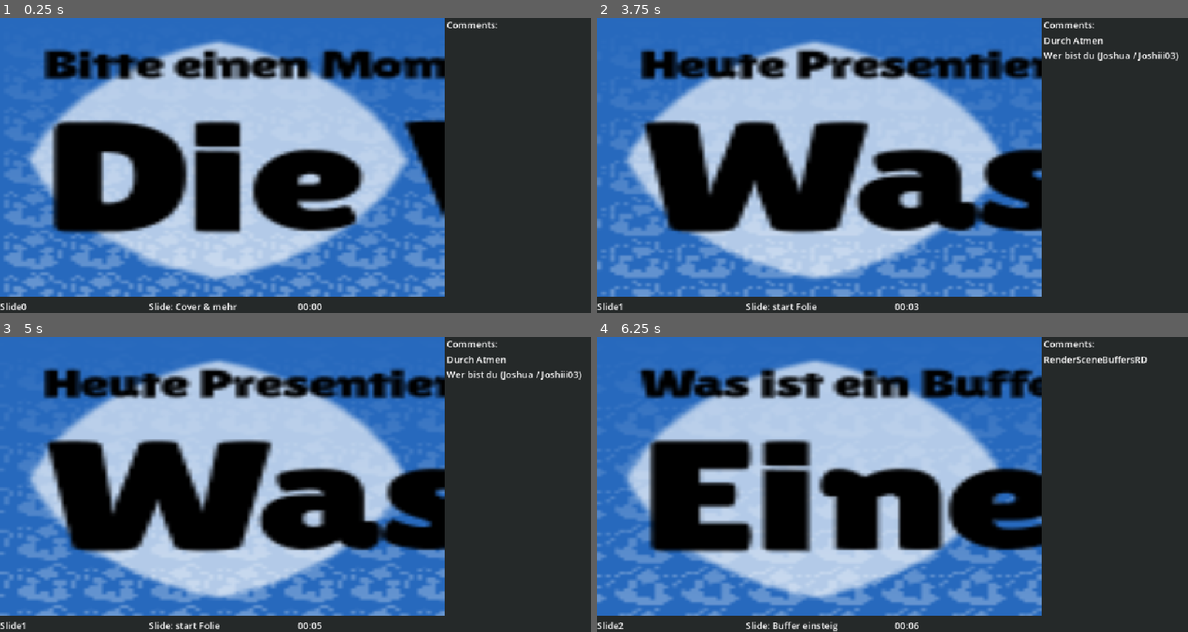
Above: before the commit, frames 1-4 (two rows, left to right).
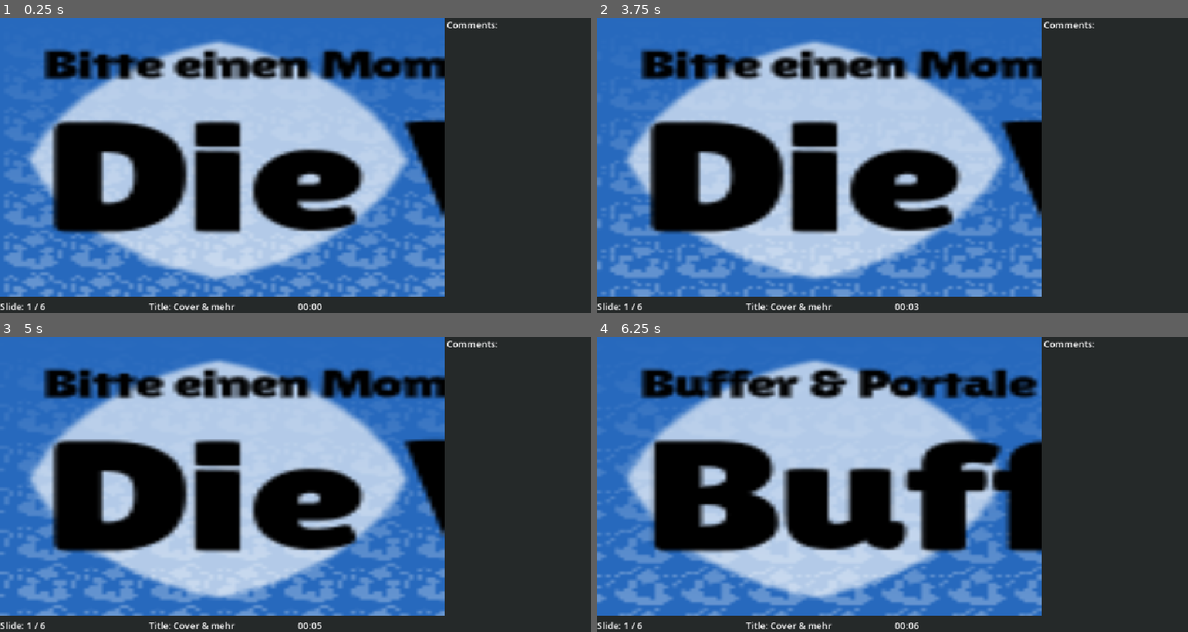
Above: after the commit, the same moments.

Repository: Joshiii03/Custom-Stencil-Buffer
Game: Godot game, scene res://presentation/presentation_manager.tscn
Two runs of this game, one before a commit and one after it. Both use one fixed random seed, a clock stepped at 60 frames per second and the inputs below.
Inputs (mouse positions are in pixels of both pictures, inside the frame that each line leads up to):
- Up to frame 1 (0.25 s): no input
- Up to frame 2 (3.75 s): tap Enter (ui_accept) at 0.5 s; move the mouse to (1022, 150) at 0.52 s; hold Right (ui_right) 0.53-1.28 s; hold 1 (1) 0.53-1.28 s; tap Space (jump) at 0.77, 1.52, 3.02 s; move the mouse to (774, 180) at 1.27 s; hold S (move_back) 1.28-2.03 s; tap 1 (1) at 1.35, 2.3, 2.85 s; move the mouse to (951, 100) at 2.02 s; hold Right (ui_right) 2.03-2.78 s; hold Shift (shift) 2.03-2.78 s; move the mouse to (862, 224) at 2.77 s; hold W (move_forward) 2.78-3.53 s; move the mouse to (1069, 209) at 3.52 s; hold Left (ui_left) from 3.53 s (still down); hold 1 (1) from 3.53 s (still down)
- Up to frame 3 (5 s): keep holding Left (ui_left); tap Space (jump) at 3.77, 4.52 s; move the mouse to (118, 440) at 4.27 s; release 1 (1) at 4.28 s; tap Shift (shift) at 4.35 s; tap 1 (1) at 4.55 s
- Up to frame 4 (6.25 s): move the mouse to (922, 484) at 5.02 s; release Left (ui_left) at 5.03 s; hold S (move_back) 5.03-5.78 s; hold 1 (1) 5.03-5.78 s; move the mouse to (803, 410) at 5.77 s; hold Right (ui_right) from 5.78 s (still down); tap 1 (1) at 5.85 s; tap Space (jump) at 6.02 s

The runs differ from the first frame. In frame 1, 0.3% of the frame differs, in the area x 3-41%, y 96-99%; in frame 2, 16%; in frame 3, 16%; in frame 4, 19%, in the area x 3-94%, y 6-100%.

Commit message:
Add backward slide navigation
Handle the left-arrow action to move to the previous slide, show the current slide number and title in the UI, and adjust the grayscale slide text to fit.

Diff:
--- a/presentation/presentation_manager.gd
+++ b/presentation/presentation_manager.gd
@@ -23,7 +23,8 @@
 			listener_window.mode = Window.MODE_FULLSCREEN
 	if event.is_action_pressed("ui_right"):
 		next_slide()
-
+	if event.is_action_pressed("ui_left"):
+		last_slide()
 
 func _ready():
 	get_viewport().set_embedding_subwindows(false)
@@ -51,28 +52,38 @@
 		slide_shown.next_sub_slide()
 	else:
 		load_new_slide()
-	update_UI()
 
 
-func load_new_slide():
-	current_slide += 1
+func last_slide() -> void:
+	#if slide_shown is MultiSlide:
+	#	pass
+	#	#slide_shown.next_sub_slide()
+	#else:
+	load_new_slide(-1)
+
+
+func load_new_slide(increment : int = 1):
+	current_slide += increment
 	if not  slides.size() > current_slide:
 		current_slide -= slides.size()
+	if current_slide < 0:
+		current_slide += slides.size()
 	Input.set_mouse_mode(Input.MOUSE_MODE_VISIBLE)
 	slide_shown = listener_window.show_new_slide(slides[current_slide][1])
 	if slide_shown is MultiSlide:
 		slide_shown.finished.connect(load_new_slide)
+	update_UI()
 
 
 func update_UI() -> void:
-	%SlideCount.text = "Slide" + str(current_slide)
+	%SlideCount.text = "Slide: " + str(current_slide +1) + " / " + str(slides.size())
 	%TimerLabel.text = "%02d:%02d" % [ int(time_since_beginn / 60.), time_since_beginn % 60]
 	var slide = listener_window.slide
 	%Comments.text = ""
 	if slides[current_slide][0]:
-		%SlideName.text = "Slide: " +  slides[current_slide][0]
+		%SlideName.text = "Title: " +  slides[current_slide][0]
 	if slide is Slide:
 		for comment : String in slide.comments:
 			%Comments.text += comment + "\n"
 		if slide.slide_name != "" and slide.slide_name !=  "New Slide":
-			%SlideName.text = "Slide: " + slide.slide_name
+			%SlideName.text = "Title: " + slide.slide_name
--- a/slides/gray_scale_slide.tscn
+++ b/slides/gray_scale_slide.tscn
@@ -28,4 +28,9 @@
 grow_vertical = 2
 theme_override_fonts/font = ExtResource("2_24o6t")
 theme_override_font_sizes/font_size = 64
-text = "GRAYSCALE"
+text = "GRAYSCALE
+
+
+"
+resize_font_to_fit = true
+maximum_font_size = 124
